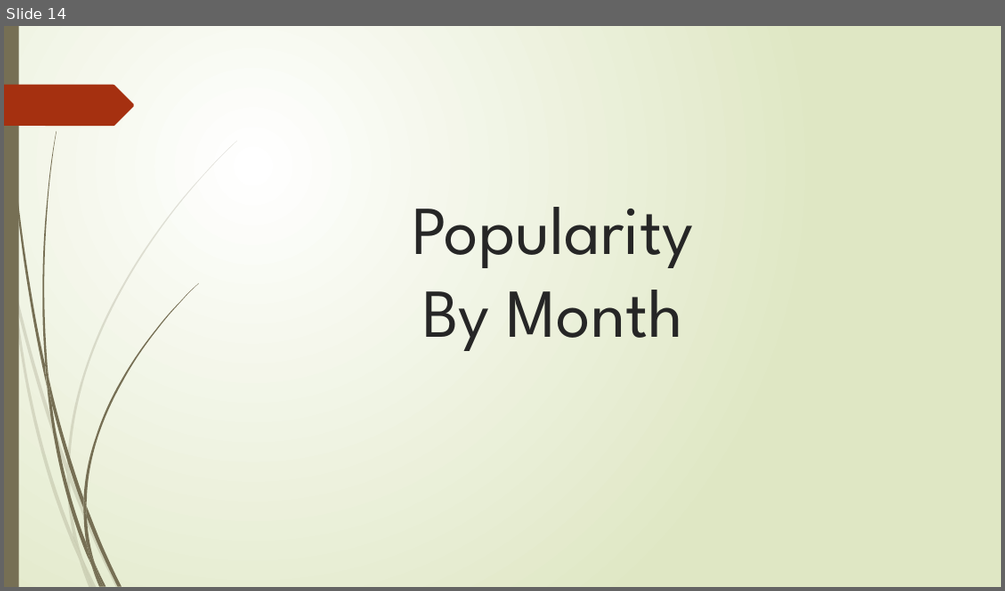
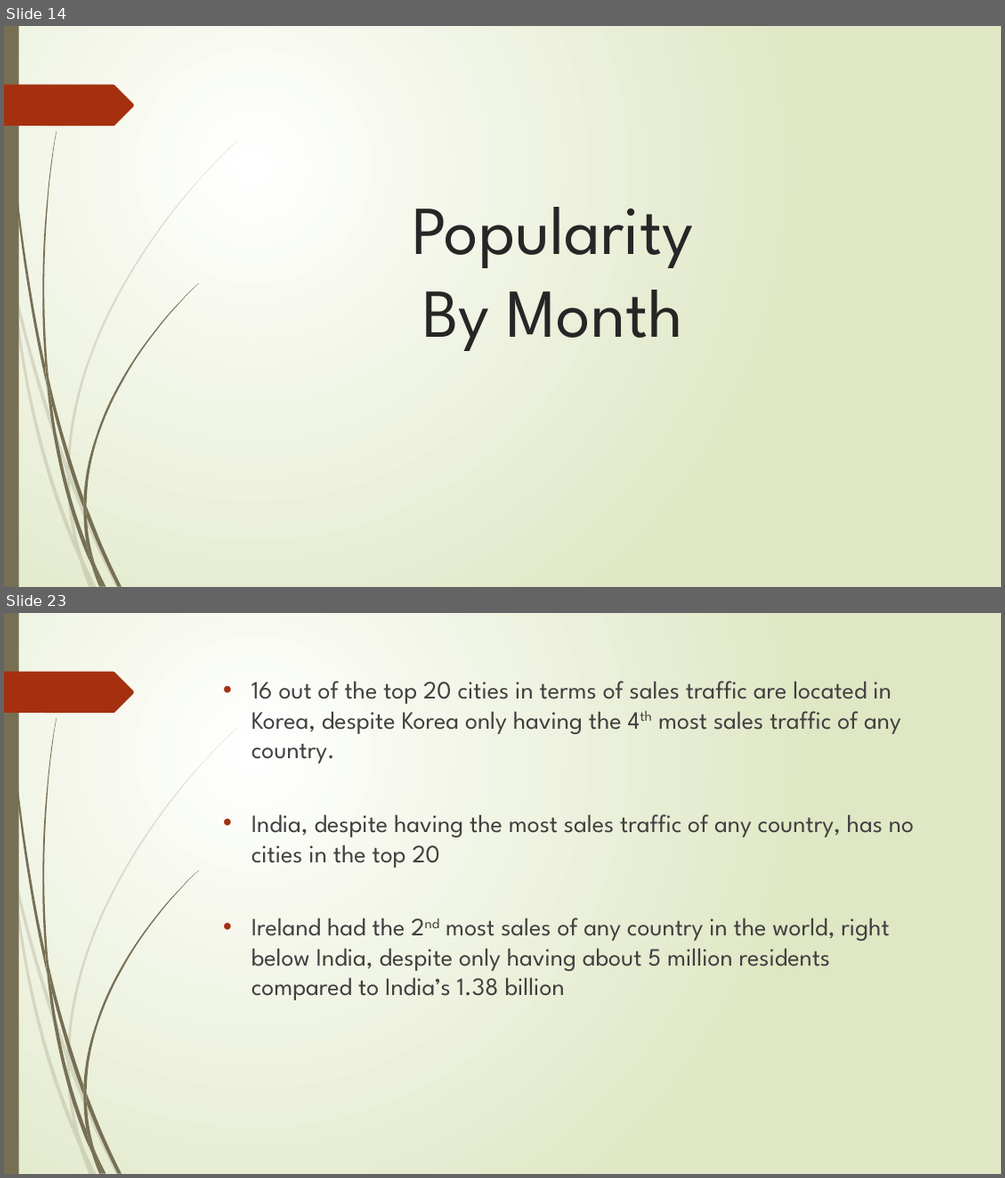
Before and after one commit to jnesteruck/rev-proj2, a slide deck: analysis-phase/Project_2.pptx. Shown one above the other, each under a label of ours: slide 14 before the commit, slides 14 and 23 after it; the slides between them are not shown. The pictures are 1005x591 and 1005x1178 pixels, drawn with LibreOffice and Linux fonts; fonts in the diff are those of the drawing. Boxes give left, top, right and bottom in pixels: in the first picture for what was removed or moved away, otherwise in the second. Text is boxed around its words. In the diff, an @@ line names an element or a change of style, - is before the commit and + after.

```diff
--- a/analysis-phase/Project_2.pptx
+++ b/analysis-phase/Project_2.pptx
@@ slide 23 added at [4, 613, 1001, 1174], background gradient #FFFFFF to #DFE8C4; not listed: 24 template elements that a slide beside it also shows @@
@@ text added at [251, 681, 914, 1000], 24 pt, text #404040 @@
+• 16 out of the top 20 cities in terms of sales traffic are located in Korea, despite Korea only having the 4th most sales traffic of any country.
+• India, despite having the most sales traffic of any country, has no cities in the top 20
+• Ireland had the 2nd most sales of any country in the world, right below India, despite only having about 5 million residents compared to India’s 1.38 billion
```
Also in this commit, not shown: 5 slides changed, 6 other slides added.
